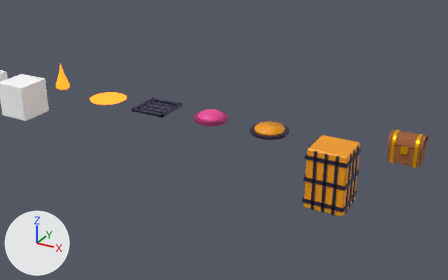
The Blender file blender/assets.blend, before and after one commit.
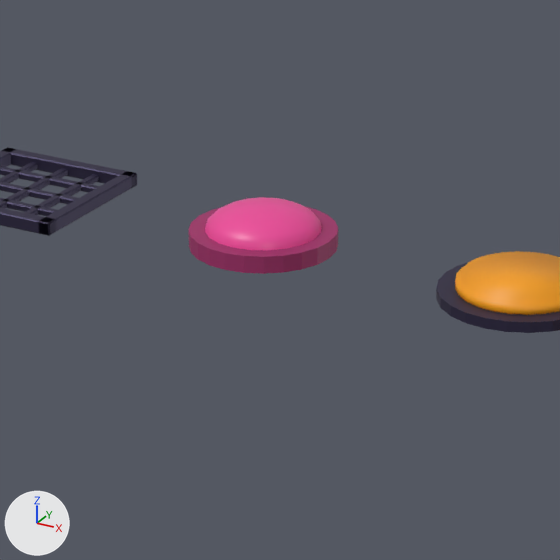
Each version is shown from a 50 mm lens placed at (15.19, -12.39, 5.73), pointed at (8.37, 0.0, -0.47), then close up on the part from 34% to 62% of the width and 23% to 68% of the height. Every picture has the same lights, and +X, +Y and +Z are marked at lower left. The older version's two pictures come first.

Names of what the first close-up shows: 'fire_grate', 'jump_pad_base', 'jump_pad_top', 'switch_base', 'switch_button'.
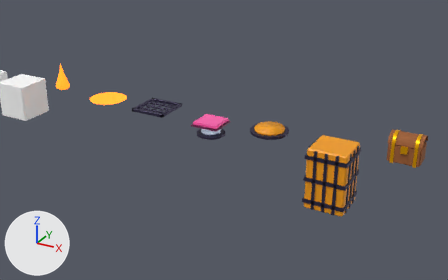
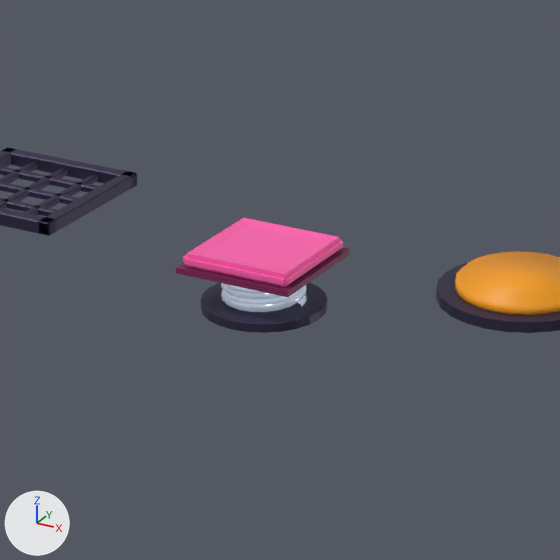
Boxes [x1, y1, x2, y2] around the edits, measured in the close-ups (560 x 560 px):
'jump_pad_base', recoloured, moved, rescaled (15% narrower, 24% shorter): before [189, 207, 338, 274]; after [201, 282, 327, 333]
'jump_pad_plate_body', added (pink): after [183, 218, 343, 287]
'jump_pad_top', deleted (pink): before [205, 197, 322, 250]
'jump_pad_plate_rim', added (dark purple): after [176, 247, 350, 297]
'jump_pad_spring', added: after [221, 283, 307, 312]

Patch to the scene script:
```diff
--- a/blender/assets.blend.py
+++ b/blender/assets.blend.py
@@ me_jump_pad_base @@
 # used by ob_jump_pad_base; parent = ob_jump_pad; location = (0.0, 0.0, 0.0)
-me_jump_pad_base.from_pydata(...)  # 48 vertices, 26 faces; spans x -0.42..0.42, y -0.42..0.42, z 0.0..0.1
-me_jump_pad_base.materials.append(mat_padpinkdark)  # purple #9d2a66
+me_jump_pad_base.from_pydata(...)  # 48 vertices, 26 faces; spans x -0.36..0.36, y -0.36..0.36, z 0.0..0.05
+# me_jump_pad_base part 1: the whole mesh is scaled about the mesh origin by (0.857, 0.857, 0.5)
+me_jump_pad_base.materials.append(mat_iron)  # dark blue #3a3450
@@ ob_jump_pad_base @@
 ob_jump_pad_base.parent = ob_jump_pad
-ob_jump_pad_base.location = (0.0, 0.0, 0.0)
+ob_jump_pad_base.location = (0.0, 0.0, -0.38)
@@ ob_jump_pad_top @@
-ob_jump_pad_top = bpy.data.objects.new('jump_pad_top', me_jump_pad_top)
@@ ob_jump_pad_plate_rim @@
+ob_jump_pad_plate_rim = bpy.data.objects.new('jump_pad_plate_rim', me_jump_pad_plate_rim)  # a box spanning x -0.36..0.36, y -0.36..0.36, z -0.112..-0.078; in mat_padrim (dark purple #7a1f52)
+ob_jump_pad_plate_rim.parent = ob_jump_pad_plate
+ob_jump_pad_plate_rim.location = (0.0, 0.0, 0.0)
@@ ob_jump_pad_plate @@
+ob_jump_pad_plate = bpy.data.objects.new('jump_pad_plate', None)
+ob_jump_pad_plate.parent = ob_jump_pad
+ob_jump_pad_plate.location = (0.0, 0.0, 0.0)
@@ ob_jump_pad_plate_body @@
+ob_jump_pad_plate_body = bpy.data.objects.new('jump_pad_plate_body', me_jump_pad_plate_body)  # 36 vertices, 34 faces; spans x -0.34..0.34, y -0.34..0.34, z -0.08..0.0; in mat_padplate (pink #ff5fae)
+ob_jump_pad_plate_body.parent = ob_jump_pad_plate
+ob_jump_pad_plate_body.location = (0.0, 0.0, 0.0)
@@ ob_jump_pad_spring @@
+ob_jump_pad_spring = bpy.data.objects.new('jump_pad_spring', me_jump_pad_spring)  # 584 vertices, 576 faces; spans x -0.246..0.246, y -0.242..0.242, z 0.004..0.355; in mat_springsteel (white #e2e8f0, glowing greyish blue #8a96aa)
+ob_jump_pad_spring.parent = ob_jump_pad
+ob_jump_pad_spring.location = (0.0, 0.0, -0.38)
```
